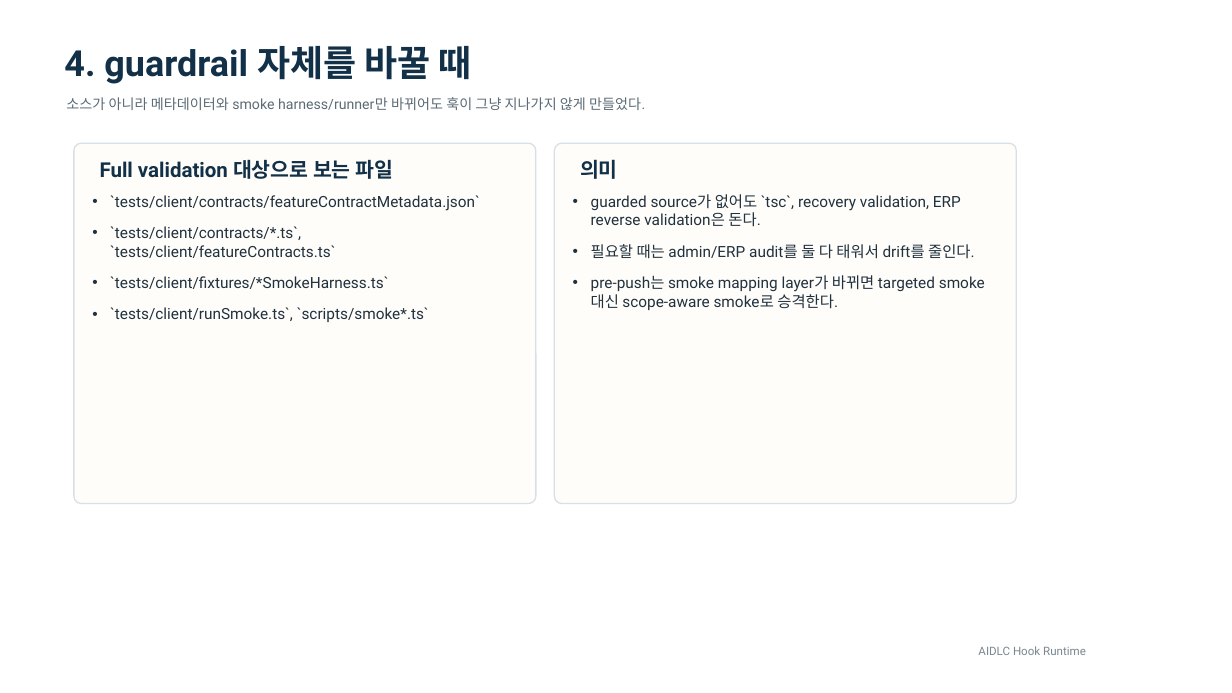
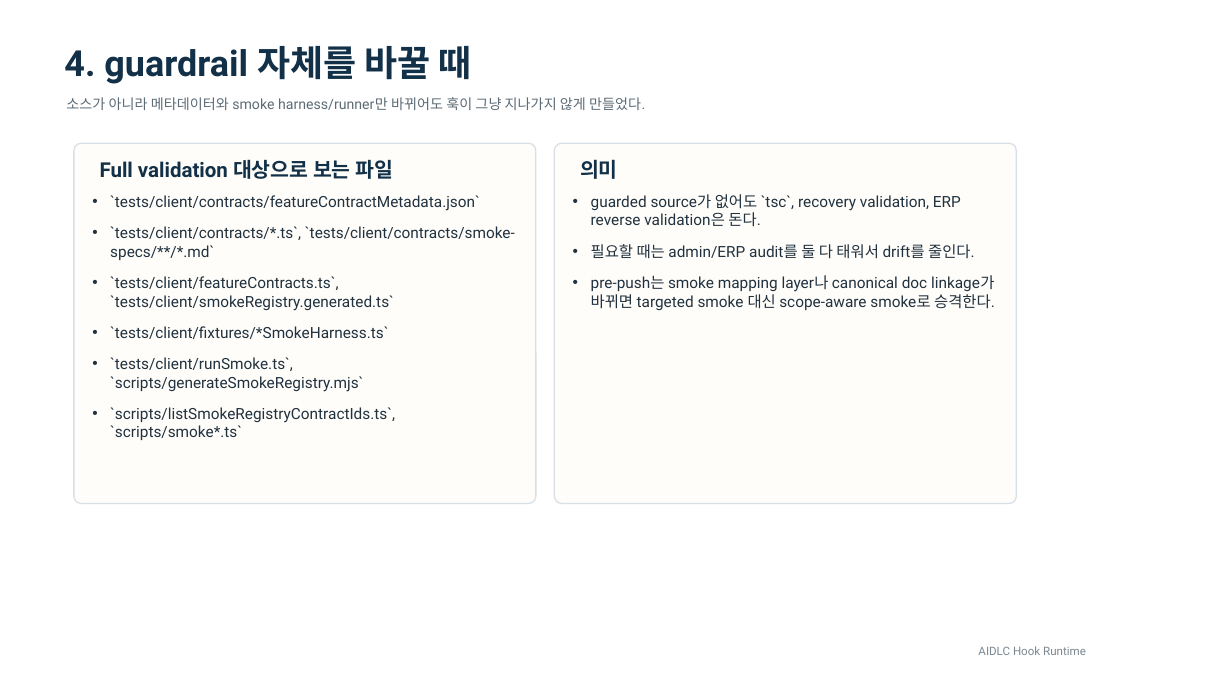
Before and after one commit to hosooregai-netizen/saftysite, a slide deck: slide 5 of docs/guardrails/aidlc-hooks-overview.pptx. Drawn at 1232x693 pixels with LibreOffice and Linux fonts; fonts in the diff are those of the drawing. Boxes give left, top, right and bottom in pixels: in the first picture for what was removed or moved away, otherwise in the second. Text is boxed around its words. In the diff, an @@ line names an element or a change of style, - is before the commit and + after.

Commit message:
feat: add metadata-driven smoke registry

```diff
--- a/docs/guardrails/aidlc-hooks-overview.pptx
+++ b/docs/guardrails/aidlc-hooks-overview.pptx
@@ text at (110,226,515,311): text changed @@
-• `tests/client/contracts/*.ts`, `tests/client/featureContracts.ts`
+• `tests/client/contracts/*.ts`, `tests/client/contracts/smoke-specs/**/*.md`
+• `tests/client/featureContracts.ts`, `tests/client/smokeRegistry.generated.ts`
@@ text at (591,275,995,310): text changed @@
-• pre-push는 smoke mapping layer가 바뀌면 targeted smoke 대신 scope-aware smoke로 승격한다.
+• pre-push는 smoke mapping layer나 canonical doc linkage가 바뀌면 targeted smoke 대신 scope-aware smoke로 승격한다.
@@ text at (110,357,395,440): text changed @@
-• `tests/client/runSmoke.ts`, `scripts/smoke*.ts`
+• `tests/client/runSmoke.ts`, `scripts/generateSmokeRegistry.mjs`
+• `scripts/listSmokeRegistryContractIds.ts`, `scripts/smoke*.ts`
```
Also in this commit, not shown: 6 other slides changed, 35 other files.
